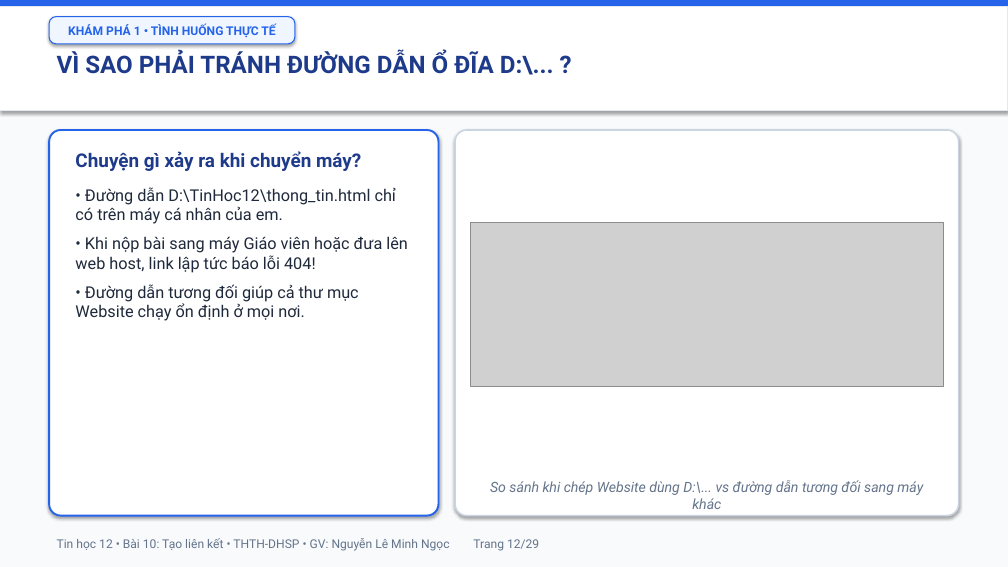
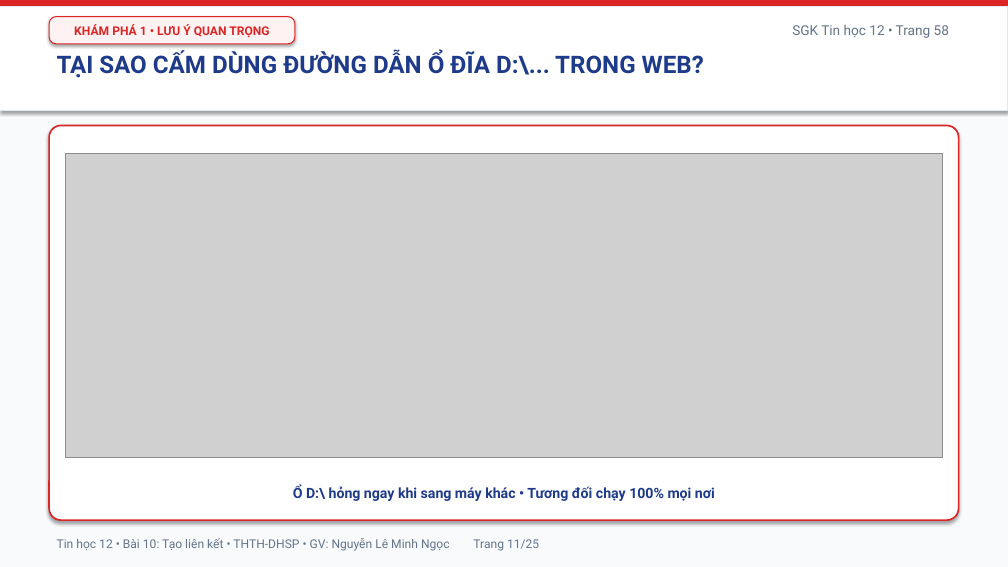
Before and after one commit to mngoc3110/TinHoc, a slide deck: slide 11 of Tin12/Bai10/Bai10_TrinhChieu.pptx (slide 12 before the commit). Drawn at 1008x567 pixels with LibreOffice and Linux fonts; fonts in the diff are those of the drawing; grey boxes stand for pictures. Boxes give left, top, right and bottom in pixels: in the first picture for what was removed or moved away, otherwise in the second. Text is boxed around its words. In the diff, an @@ line names an element or a change of style, - is before the commit and + after.

```diff
--- a/Tin12/Bai10/Bai10_TrinhChieu.pptx
+++ b/Tin12/Bai10/Bai10_TrinhChieu.pptx
@@ rectangle at box(0, 0, 1008, 6): fill #2563EB to #DC2626 @@
@@ rounded rectangle "KHÁM PHÁ 1 • LƯU ..." at box(49, 17, 295, 44): fill #EFF6FF to #FEF2F2; outline #2563EB 1 pt to #DC2626 1 pt @@
@@ text in rounded rectangle at box(74, 24, 269, 37): text changed; text colour #2563EB to #DC2626 @@
-KHÁM PHÁ 1 • TÌNH HUỐNG THỰC TẾ
+KHÁM PHÁ 1 • LƯU Ý QUAN TRỌNG
@@ text added at box(792, 25, 949, 38), 13 pt, text #64748B @@
+SGK Tin học 12 • Trang 58
@@ text at box(57, 51, 704, 78): text changed @@
-VÌ SAO PHẢI TRÁNH ĐƯỜNG DẪN Ổ ĐĨA D:\... ?
+TẠI SAO CẤM DÙNG ĐƯỜNG DẪN Ổ ĐĨA D:\... TRONG WEB?
@@ rounded rectangle removed at box(49, 130, 439, 516) @@
@@ rounded rectangle added at box(49, 126, 959, 520), fill #FFFFFF, outline #DC2626 1.6 pt @@
@@ rounded rectangle removed at box(455, 130, 959, 516) @@
@@ picture: place and size @@
-picture at box(470, 222, 944, 386)
+picture at box(65, 154, 943, 457)
@@ text removed at box(75, 151, 408, 321) @@
-Chuyện gì xảy ra khi chuyển máy?
-• Đường dẫn D:\TinHoc12\thong_tin.html chỉ có trên máy cá nhân của em.
-• Khi nộp bài sang máy Giáo viên hoặc đưa lên web host, link lập tức báo lỗi 404!
-• Đường dẫn tương đối giúp cả thư mục Website chạy ổn định ở mọi nơi.
@@ text added at box(293, 485, 715, 501), 13.5 pt, text #1E3A8A, bold @@
+Ổ D:\ hỏng ngay khi sang máy khác • Tương đối chạy 100% mọi nơi
@@ text removed at box(490, 480, 923, 509) @@
-So sánh khi chép Website dùng D:\... vs đường dẫn tương đối sang máy khác
@@ text at box(57, 538, 539, 551): text changed @@
-Tin học 12 • Bài 10: Tạo liên kết • THTH-DHSP • GV: Nguyễn Lê Minh Ngọc Trang 12/29
+Tin học 12 • Bài 10: Tạo liên kết • THTH-DHSP • GV: Nguyễn Lê Minh Ngọc Trang 11/25
```
Also in this commit, not shown: 20 other slides changed, 4 slides added, 8 slides removed, 23 other files.
